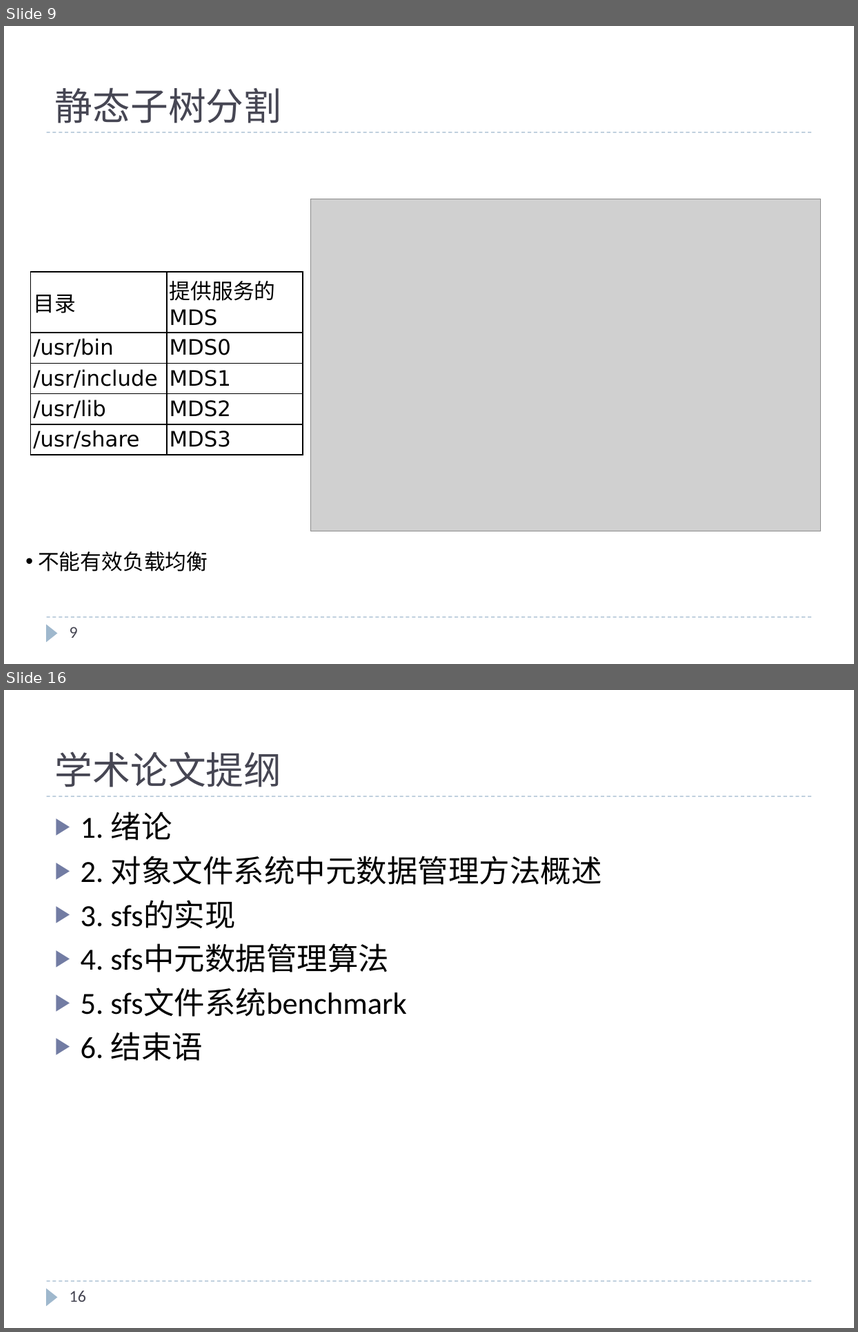
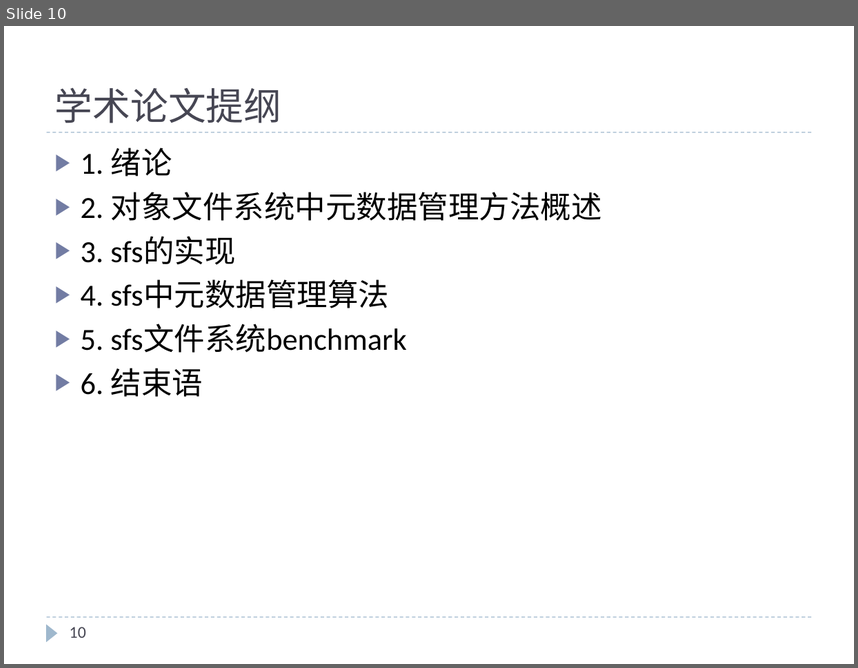
Before and after one commit to cheliequan/idning-paper, a slide deck: draft/中期.pptx. Shown one above the other, each under a label of ours: slides 9 and 16 before the commit, slide 10 after it; the slides between them are not shown. The pictures are 858x1332 and 858x668 pixels, drawn with LibreOffice and Linux fonts; fonts in the diff are those of the drawing; grey boxes stand for pictures. Boxes give left, top, right and bottom in pixels: in the first picture for what was removed or moved away, otherwise in the second. Text is boxed around its words. In the diff, an @@ line names an element or a change of style, - is before the commit and + after.

```diff
--- a/draft/中期.pptx
+++ b/draft/中期.pptx
@@ slide 9 removed at (4,26,854,664), background #FFFFFF; not listed: 3 template elements that a slide beside it also shows @@
@@ title removed at (55,88,282,123) @@
-静态子树分割
@@ picture removed at (311,198,821,531) @@
@@ table removed at (30,272,302,451), 5 rows, 2 columns @@
-目录 | 提供服务的 MDS
-/usr/bin | MDS0
-/usr/include | MDS1
-/usr/lib | MDS2
-/usr/share | MDS3
@@ text removed at (38,551,208,571) @@
-• 不能有效负载均衡
@@ page number removed at (70,626,78,637) @@
-9
@@ what was slide 16 is now slide 10 @@
@@ page number at (70,626,86,637): text changed @@
-16
+10
```
Also in this commit, not shown: 6 slides changed, 4 slides added, 9 other slides removed, 2 other files.
